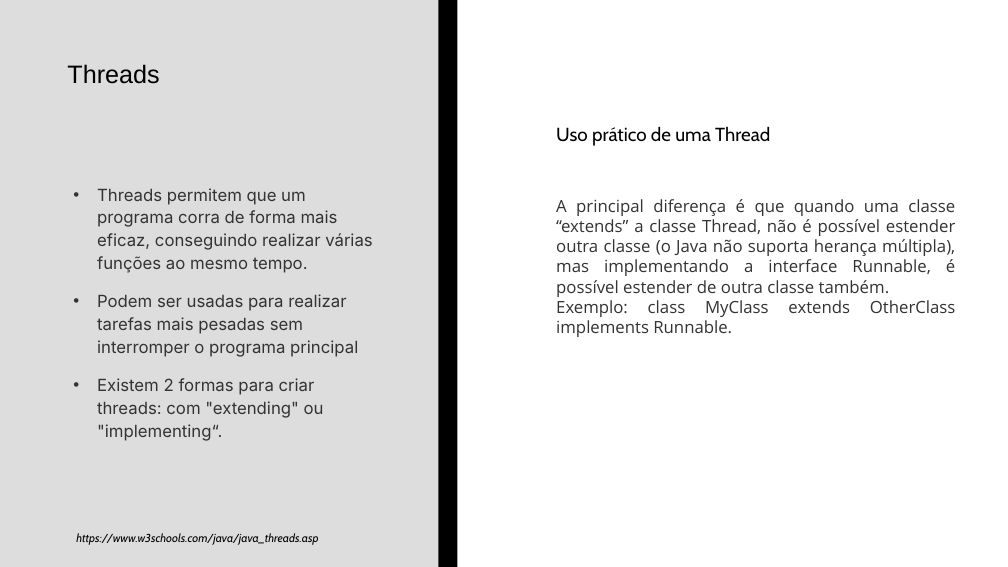
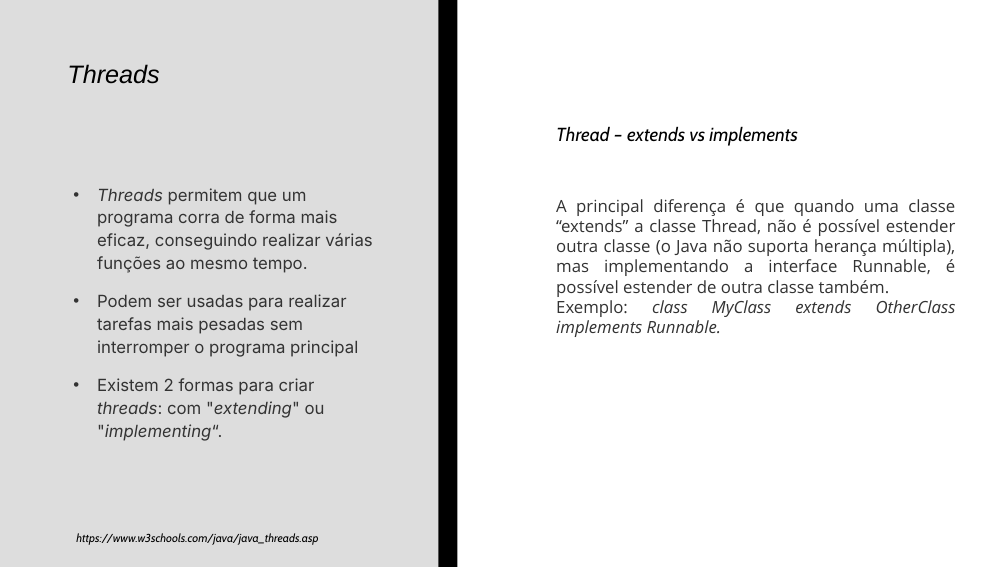
Before and after one commit to wlgomes/upskill-nov22, a slide deck: slide 9 of UPSKILL - AutoestudoS1_valentimgomes.pptx. Drawn at 1008x567 pixels with LibreOffice and Linux fonts; fonts in the diff are those of the drawing. Boxes give left, top, right and bottom in pixels: in the first picture for what was removed or moved away, otherwise in the second. Text is boxed around its words. In the diff, an @@ line names an element or a change of style, - is before the commit and + after.

```diff
--- a/UPSKILL - AutoestudoS1_valentimgomes.pptx
+++ b/UPSKILL - AutoestudoS1_valentimgomes.pptx
@@ title "Threads" at <box>67,64,159,84</box>: italic on @@
@@ text at <box>556,126,797,146</box>: text changed; italic on @@
-Uso prático de uma Thread
+Thread – extends vs implements
@@ text at <box>97,188,372,441</box>: italic on in "Threads", "threads: "extending" "implementing“." @@
@@ text at <box>556,300,956,337</box>: italic on in "class MyClass extends OtherClass implements Runnable." @@
```
Also in this commit, not shown: 6 other slides changed, 6 slides added, 1 slide removed, 9 other files.
